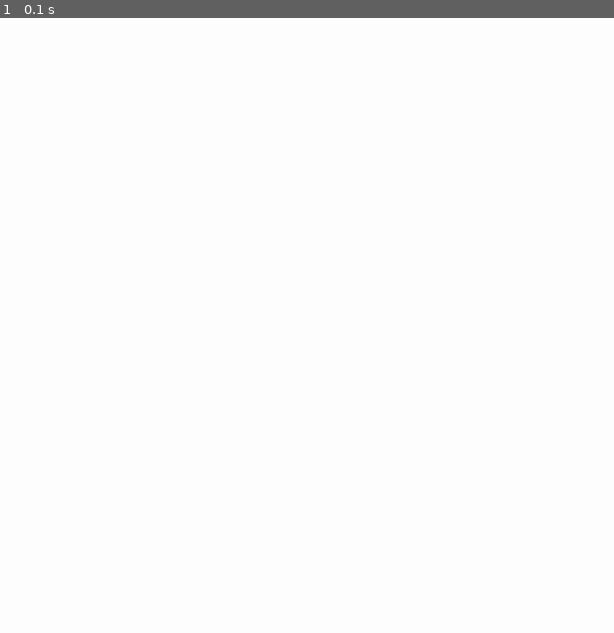
Above: before the commit, frame 1.
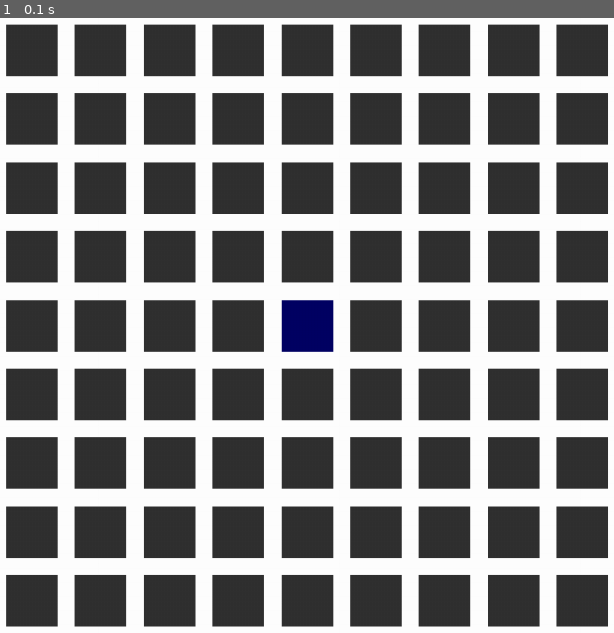
Above: after the commit, the same moment.

Repository: maxcaddie/Ludum_Dare_46
Game: pygame game, started from src/main.py
Same seed, same stepped clock (60 frames per second), same inputs: the game is played once before the commit and once after it.
Inputs:
- Up to frame 1 (0.1 s): no input

The runs differ from the first frame. In frame 1, 59% of the frame differs, in the area x 0-100%, y 0-100%.

Commit message:
Game formation

Diff:
--- a/src/GameState.py
+++ b/src/GameState.py
@@ -1,27 +1,37 @@
+from Tile import Tile
+from Move import Move
+
+
 class GameState:
 
     def __init__(self):
-        self.state = [[0 for i_counter in range(
+        self.state = [[Tile(i_counter, j_counter) for i_counter in range(
             0, 9)] for j_counter in range(0, 9)]
         self.addPeices(4, 4, 2, True)
 
+    def move(self, from_tile, to_tile, player):
+        new_move = Move(from_tile.i, from_tile.j, to_tile.i,
+                        to_tile.j, from_tile.stack_size, player)
+        self.processMove(new_move)
+
     def addPeices(self, i, j, number, player):
-        if isValidIJ(i, j):
+        if self.isValidIJ(i, j):
             if not player:
                 number *= -1
-            self.state[i][j] += number
+            self.state[i][j].stack_size += number
+            self.state[i][j].reset_tile_colour()
 
     def removePeices(self, i, j, number, player):
         self.addPeices(i, j, number*-1, player)
 
     def processMove(self, move):
-        from_i = move.from_pos[0]
-        from_j = move.from_pos[1]
+        from_i = move.from_pos[1]
+        from_j = move.from_pos[0]
 
         self.removePeices(from_i, from_j, move.size, move.player)
 
-        to_i = move.to_pos[0]
-        to_j = move.to_pos[1]
+        to_i = move.to_pos[1]
+        to_j = move.to_pos[0]
 
         self.addPeices(to_i, to_j, move.size, move.player)
 
@@ -29,11 +39,11 @@
         count = 0
         for i in range(0, len(self.state)):
             for j in range(0, len(self.state[0])):
-                if self.state[i][j] == 0:
+                if self.state[i][j].stack_size == 0:
                     continue
-                elif self.state[i][j] > 0 and positve:
+                elif self.state[i][j].stack_size > 0 and positve:
                     count += 1
-                elif self.state[i][j] < 0 and not positve:
+                elif self.state[i][j].stack_size < 0 and not positve:
                     count += 1
         return count
 
--- a/src/Graphics.py
+++ b/src/Graphics.py
@@ -1,16 +1,37 @@
 import pygame
+
+SIZE = 1.2
+HEIGHT = int(SIZE*600)
+WIDTH = int(SIZE*800)
+TILE_SIZE = min(WIDTH, HEIGHT)/13
+TILE_GAP = int(TILE_SIZE/3)
+PLAYER_COLOUR = [0, 0, 100]
+ENEMY_COLOUR = [0, 100, 0]
+EMPTY_COLOUR = [50, 50, 50]
+SELECTED_COLOUR_OFFSET = [40, 40, 40]
 
 
 class Graphics:
-    SIZE = 1.2
-    HEIGHT = int(SIZE*800)
-    WIDTH = int(SIZE*600)
+
     BACKGROUND_COLOUR = [255, 255, 255]
+    tiles = pygame.sprite.Group()
 
-    def __init__(self):
-        self.game_display = pygame.display.set_mode((self.HEIGHT, self.WIDTH))
+    def __init__(self, state):
+        self.game_display = pygame.display.set_mode((WIDTH, HEIGHT))
         pygame.display.set_caption('TBC')
+        for row in state:
+            for tile in state:
+                self.tiles.add(tile)
 
-    def updateGraphics(self):
+    def updateGraphics(self, state):
         self.game_display.fill(self.BACKGROUND_COLOUR)
+        for tile in self.tiles:
+            tile.update()
+            tile.update_tile()
+        self.tiles.draw(self.game_display)
         pygame.display.update()
+
+    def tileClickingOn(self, x, y):
+        for tile in self.tiles:
+            if tile.rect.collidepoint((x, y)):
+                return tile
--- /dev/null
+++ b/src/Tile.py
@@ -0,0 +1,45 @@
+import pygame
+
+from Graphics import TILE_SIZE, HEIGHT, WIDTH, TILE_GAP, PLAYER_COLOUR, ENEMY_COLOUR, EMPTY_COLOUR, SELECTED_COLOUR_OFFSET
+
+
+class Tile(pygame.sprite.Sprite):
+    def __init__(self, i, j):
+        pygame.sprite.Sprite.__init__(self)
+        self.i = i
+        self.j = j
+        self.stack_size = 0
+        self.colour = EMPTY_COLOUR.copy()
+        self.update_tile()
+
+    def update_tile(self):
+        self.image = pygame.Surface([TILE_SIZE, TILE_SIZE])
+        self.image.fill(self.colour)
+        self.rect = self.image.get_rect()
+
+        x_offset = int((WIDTH/2)-(TILE_SIZE/2)) + \
+            ((self.i-4)*(TILE_GAP+TILE_SIZE))
+        y_offset = int((HEIGHT/2)-(TILE_SIZE/2)) + \
+            ((self.j-4)*(TILE_GAP+TILE_SIZE))
+
+        self.rect = self.rect.move(x_offset, y_offset)
+
+    def reset_tile_colour(self):
+        if self.stack_size > 0:
+            self.colour = PLAYER_COLOUR.copy()
+        elif self.stack_size < 0:
+            self.colour = ENEMY_COLOUR.copy()
+        else:
+            self.colour = EMPTY_COLOUR.copy()
+        self.update_tile()
+
+    def select(self):
+        for i in range(0, len(self.colour)):
+            self.colour[i] = self.colour[i]+SELECTED_COLOUR_OFFSET[i]
+        self.update_tile()
+
+    def isPlayer(self):
+        return self.stack_size > 0
+
+    def isEmpty(self):
+        return self.stack_size == 0
--- a/src/main.py
+++ b/src/main.py
@@ -1,14 +1,21 @@
 import pygame
 from Graphics import Graphics
 from Move import Move
+from GameState import GameState
 
 
 def main():
+    # Setup
     pygame.init()
-
-    game_graphics = Graphics()
     clock = pygame.time.Clock()
     current_players_turn = True
+
+    game_state = GameState()
+    state = game_state.getState()
+
+    game_graphics = Graphics(state)
+
+    selected_tile = None
 
     crashed = False
     while not crashed:
@@ -16,10 +23,23 @@
         for event in pygame.event.get():
             if event.type == pygame.QUIT:
                 crashed = True
+            elif event.type == pygame.MOUSEBUTTONDOWN:
+                x, y = event.pos
+                tile_clicked_on = game_graphics.tileClickingOn(x, y)
+                if selected_tile:
+                    selected_tile.reset_tile_colour()
+                if tile_clicked_on:
+                    if current_players_turn:
+                        if tile_clicked_on.isPlayer():
+                            selected_tile = tile_clicked_on
+                            tile_clicked_on.select()
+                        elif selected_tile:
+                            if tile_clicked_on.isEmpty():
+                                game_state.move(
+                                    selected_tile, tile_clicked_on, True)
 
-            print(event)
-
-        game_graphics.updateGraphics()
+        state = game_state.getState()
+        game_graphics.updateGraphics(state)
 
         clock.tick(60)
 
@@ -27,10 +47,5 @@
     quit()
 
 
-def updateBoardGraphics():
-    board_state = getState()
-    updateGraphics(board_state)
-
-
 if __name__ == "__main__":
     main()
Not shown, changed: Plan/Class Diagram.drawio
